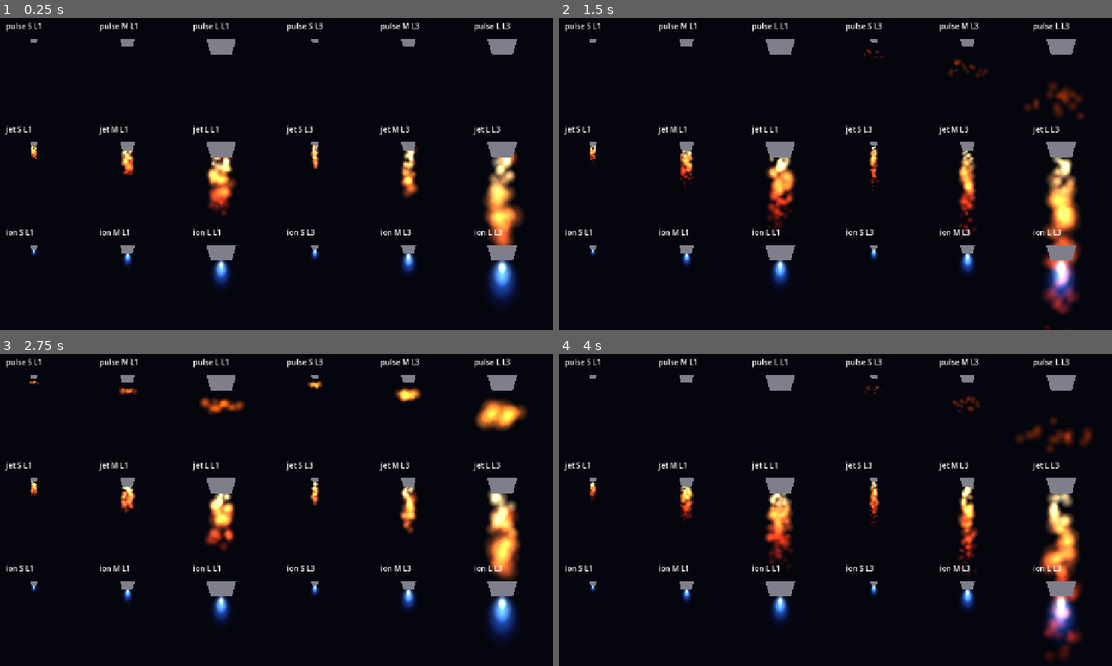
Above: before the commit, frames 1-4 (two rows, left to right).
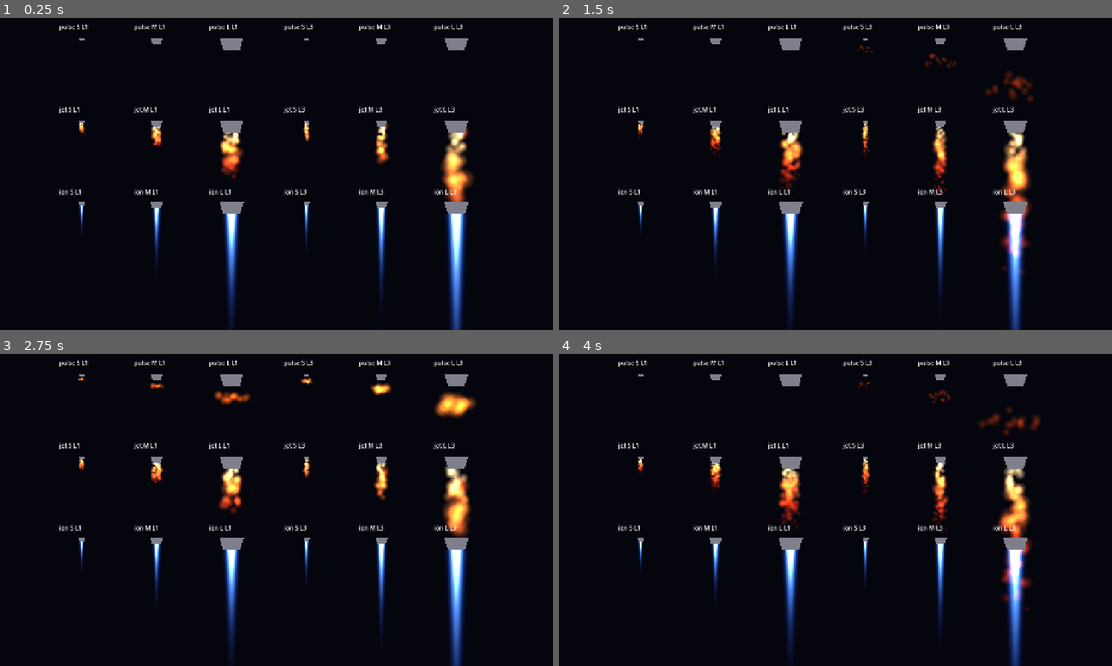
Above: after the commit, the same moments.

Repository: HermanRas/MobileSpaceShooter
Game: Godot game, scene res://scenes/debug/thruster_fx_showcase.tscn
Same seed, same stepped clock (60 frames per second), same inputs: the game is played once before the commit and once after it. This scene is started directly instead of the project's main scene.
Inputs (mouse positions are in pixels of both pictures, inside the frame that each line leads up to):
- Up to frame 1 (0.25 s): no input
- Up to frame 2 (1.5 s): tap Enter at 0.5 s; move the mouse to (962, 145) at 0.52 s; hold D (move_right) 0.53-1.25 s; hold Space (fire) 0.53-1.25 s; click (962, 145) at 0.67 s; drag from (713, 177) to (802, 230) at 1.27 s
- Up to frame 3 (2.75 s): move the mouse to (331, 422) at 2.02 s; hold D (move_right) from 2.03 s (still down); tap P at 2.1 s
- Up to frame 4 (4 s): release D (move_right) at 2.75 s; drag from (802, 566) to (653, 447) at 2.77 s; move the mouse to (1012, 547) at 3.52 s; hold A (move_left) from 3.53 s (still down); tap Z at 3.6 s

The runs differ from the first frame. In frame 1, 12% of the frame differs, in the area x 0-95%, y 1-100%; in frame 2, 14%; in frame 3, 15%; in frame 4, 15%, in the area x 0-97%, y 1-100%.

Commit message:
Ion exhaust: long tapered plume instead of a round torch
The plume is a code-made texture (bright at the nozzle, tapering to a point, soft at the
sides), layered deep blue to white-hot. Its length grows with the ramp and the level, and it
shimmers a little. The showcase zooms out to fit it.

Co-Authored-By: Claude Opus 5.5 <noreply@anthropic.com>

Diff:
--- a/game/src/debug/thruster_fx_showcase.gd
+++ b/game/src/debug/thruster_fx_showcase.gd
@@ -12,7 +12,8 @@
 
 func _ready() -> void:
 	var camera := Camera2D.new()
-	camera.position = Vector2(620, 330)
+	camera.position = Vector2(620, 400)
+	camera.zoom = Vector2(0.8, 0.8)  # room for the long ion plumes
 	add_child(camera)
 	var row := 0
 	for type_id: StringName in [&"pulse", &"jet", &"ion"]:
--- a/game/src/ship/thruster_fx.gd
+++ b/game/src/ship/thruster_fx.gd
@@ -4,7 +4,7 @@
 ## sits on the middle of the thruster's edge, so the nozzle sticks out along +x first.
 ##   pulse  an orange puff on every kick
 ##   jet    a fire trail whose length follows the throttle
-##   ion    a short round blue torch that brightens as the ramp builds
+##   ion    a long tapered blue plume that grows and brightens as the ramp builds
 ## Bigger for larger sizes (via the width) and higher levels (level_scale in visuals.json).
 ## CPUParticles2D for now; GPUParticles2D gets measured against it on the phone later.
 
@@ -70,7 +70,8 @@
 			_particles.initial_velocity_max = width_px * 8.0 * _scale * reach
 		&"ion":
 			var wanted := throttle * (0.3 + 0.7 * ramp)
-			if not is_equal_approx(wanted, _torch):
+			# Every frame while lit (the shimmer), and once more as it goes out.
+			if _torch > 0.01 or not is_equal_approx(wanted, _torch):
 				_torch = wanted
 				queue_redraw()
 
@@ -87,16 +88,19 @@
 func _draw() -> void:
 	if type != &"ion" or _torch <= 0.01:
 		return
-	# A short round torch: soft glows, wide and blue outside to small and white-hot inside,
-	# each a little longer than it is wide, starting just past the nozzle.
-	var radius := width_px * 0.45 * _scale * (0.55 + 0.45 * _torch)
+	# A long tapered plume: soft glows anchored at the nozzle, wide and deep blue outside
+	# to short, thin and white-hot inside. It grows with the ramp and shimmers a little.
+	var seconds := Time.get_ticks_msec() / 1000.0
+	var shimmer := 1.0 + 0.04 * sin(seconds * 31.0 + width_px) + 0.03 * sin(seconds * 53.0)
+	var length := width_px * (1.5 + 5.5 * _torch) * _scale * shimmer
+	var half_width := width_px * 0.4 * sqrt(_scale) * (0.7 + 0.3 * _torch)  # length grows with level more than width
 	var start := width_px * NOZZLE_DEPTH
-	for i in range(_colors.size() - 1, -1, -1):
-		var share := float(i + 1) / _colors.size()
-		var half := Vector2(radius * share * 1.4, radius * share)
-		var center := Vector2(start + half.x * 0.8, 0)
-		draw_texture_rect(_dot(), Rect2(center - half, half * 2.0), false,
-				Color(_colors[i], _torch * (0.45 + 0.55 * (1.0 - share))))
+	var count := _colors.size()
+	for i in range(count - 1, -1, -1):
+		var share := float(i + 1) / count
+		var half := Vector2(length * share, half_width * (0.25 + 0.75 * share))
+		draw_texture_rect(_plume(), Rect2(Vector2(start, -half.y), Vector2(half.x, half.y * 2.0)), false,
+				Color(_colors[i], _torch * (0.5 + 0.5 * (1.0 - share))))
 
 
 func _make_particles(amount: int, lifetime: float, explosiveness: float) -> CPUParticles2D:
@@ -130,6 +134,7 @@
 
 
 static var _dot_texture: GradientTexture2D
+static var _plume_texture: ImageTexture
 static var _add_material: CanvasItemMaterial
 
 
@@ -149,6 +154,24 @@
 	return _dot_texture
 
 
+## A plume made in code: bright at the left edge, tapering to a point on the right and soft
+## at the sides. Stretched long, it reads as a torch.
+static func _plume() -> ImageTexture:
+	if _plume_texture == null:
+		var w := 128
+		var h := 32
+		var image := Image.create(w, h, false, Image.FORMAT_RGBA8)
+		for x in w:
+			var along := float(x) / (w - 1)
+			var reach := 1.0 - 0.75 * along  # the half-width tapers to a quarter at the tip
+			var fade := pow(1.0 - along, 1.4)
+			for y in h:
+				var across := absf((y + 0.5) / h * 2.0 - 1.0) / reach
+				image.set_pixel(x, y, Color(1, 1, 1, fade * clampf(1.0 - across * across, 0.0, 1.0)))
+		_plume_texture = ImageTexture.create_from_image(image)
+	return _plume_texture
+
+
 static func _additive() -> CanvasItemMaterial:
 	if _add_material == null:
 		_add_material = CanvasItemMaterial.new()
